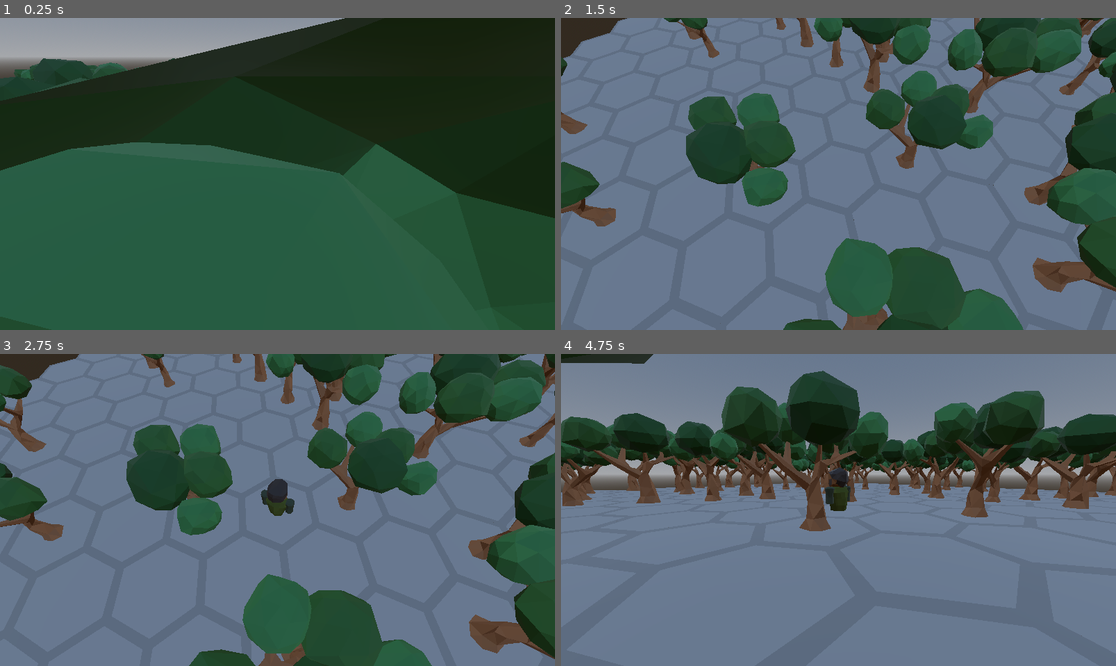
Above: before the commit, frames 1-4 (two rows, left to right).
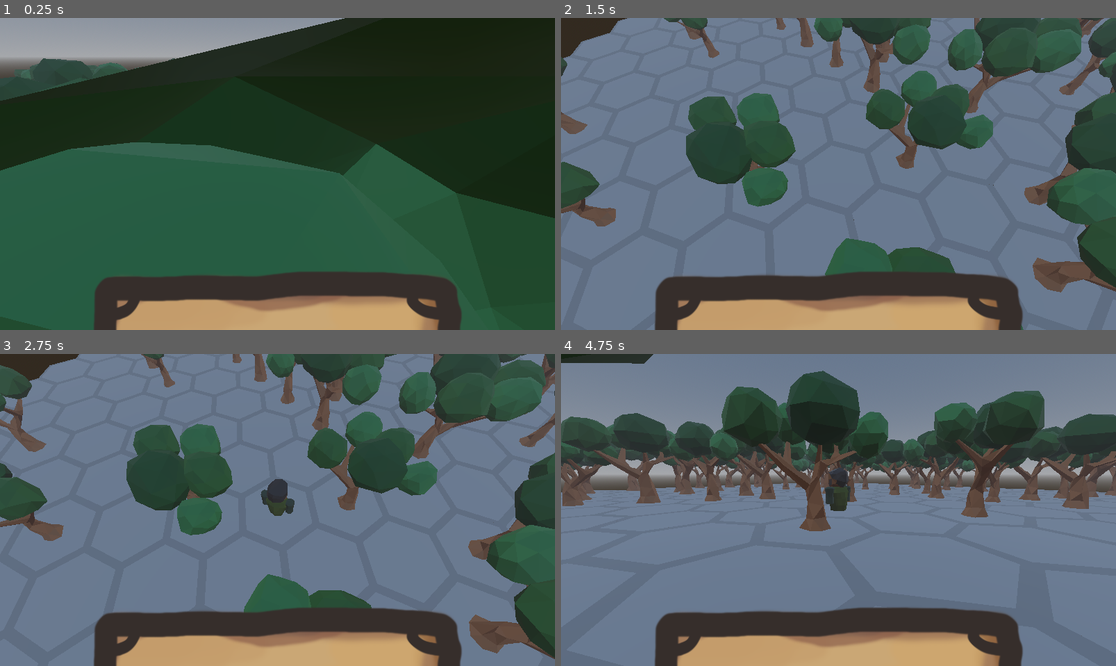
Above: after the commit, the same moments.

Repository: Boyquotes/nomad-realms-expeditions
Game: Godot game, scene res://game.tscn
The game is run twice, just before and just after one commit, with the same random seed, the same clock (stepped at 60 frames per second) and the same inputs.
Inputs (mouse positions are in pixels of both pictures, inside the frame that each line leads up to):
- Up to frame 1 (0.25 s): no input
- Up to frame 2 (1.5 s): tap Enter at 0.5 s; move the mouse to (960, 158) at 0.52 s; hold Middle mouse button (rotate_camera) 0.53-1.28 s; click (960, 158) at 0.67 s; tap Space at 1.25 s; move the mouse to (727, 189) at 1.27 s; tap Middle mouse button (rotate_camera) at 1.35 s; click (727, 189) at 1.42 s
- Up to frame 3 (2.75 s): move the mouse to (333, 441) at 2.02 s; hold Middle mouse button (rotate_camera) from 2.03 s (still down); click (333, 441) at 2.17 s
- Up to frame 4 (4.75 s): tap Enter at 2.75, 4.25 s; move the mouse to (810, 572) at 2.77 s; release Middle mouse button (rotate_camera) at 2.78 s; tap Middle mouse button (rotate_camera) at 2.85, 4.35 s; click (810, 572) at 2.92 s; tap Space at 3.5 s; move the mouse to (1005, 556) at 3.52 s; hold Middle mouse button (rotate_camera) 3.53-4.28 s; click (1005, 556) at 3.67 s; move the mouse to (672, 463) at 4.27 s; click (672, 463) at 4.42 s

The runs differ from the first frame. In frame 1, 12% of the frame differs, in the area x 2-84%, y 12-100%; in frame 2, 13%; in frame 3, 12%; in frame 4, 19%, in the area x 0-100%, y 23-100%.

Commit message:
Create card_instance.gd and card dashboard gui

Diff:
--- a/actor/nomad.tscn
+++ b/actors/nomad.tscn
@@ -1,10 +1,11 @@
-[gd_scene load_steps=6 format=3 uid="uid://c2xtia473hxm2"]
+[gd_scene load_steps=6 format=3]
 
-[ext_resource type="Script" path="res://actor/nomad.gd" id="1_35f1j"]
+[ext_resource type="Script" path="res://actors/nomad.gd" id="1_35f1j"]
 [ext_resource type="PackedScene" uid="uid://dgt0gwm66sooh" path="res://assets/nomad.glb" id="2_q2qbq"]
-[ext_resource type="Script" path="res://actor/card_player_component.gd" id="3_aw84l"]
-[ext_resource type="Script" path="res://actor/health_component.gd" id="4_o2n4a"]
-[ext_resource type="Script" path="res://actor/inventory_component.gd" id="5_j5sdg"]
+[ext_resource type="Script" path="res://actors/card_player_component.gd" id="3_aw84l"]
+[ext_resource type="Script" path="res://actors/health_component.gd" id="4_o2n4a"]
+[ext_resource type="Script" path="res://actors/inventory_component.gd" id="5_j5sdg"]
+
 
 [node name="Nomad" type="Node3D" node_paths=PackedStringArray("card_player_component", "health_component", "inventory_component")]
 script = ExtResource("1_35f1j")
--- a/actor/tile.tscn
+++ b/actors/tile.tscn
@@ -1,7 +1,8 @@
-[gd_scene load_steps=3 format=3 uid="uid://bh6ojbxcjm670"]
+[gd_scene load_steps=3 format=3]
 
-[ext_resource type="Script" path="res://actor/tile.gd" id="1_xg5sn"]
+[ext_resource type="Script" path="res://actors/tile.gd" id="1_xg5sn"]
 [ext_resource type="PackedScene" uid="uid://cvgle3uoqtjq5" path="res://assets/tile.glb" id="2_v2ial"]
+
 
 [node name="Tile" type="Node3D"]
 script = ExtResource("1_xg5sn")
--- a/actor/tree.tscn
+++ b/actors/tree.tscn
@@ -1,7 +1,8 @@
-[gd_scene load_steps=3 format=3 uid="uid://d2ljawn6q0s1m"]
+[gd_scene load_steps=3 format=3]
 
-[ext_resource type="Script" path="res://actor/tree.gd" id="1_c0wfr"]
+[ext_resource type="Script" path="res://actors/tree.gd" id="1_c0wfr"]
 [ext_resource type="PackedScene" uid="uid://d2wh27n1oskqh" path="res://assets/tree.glb" id="1_o6byu"]
+
 
 [node name="Tree" type="Node3D"]
 script = ExtResource("1_c0wfr")
--- a/default_env.tres
+++ b/default_env.tres
@@ -1,7 +1,11 @@
-[gd_resource type="Environment" load_steps=2 format=2]
+[gd_resource type="Environment" load_steps=3 format=3 uid="uid://brpkeewkxrpif"]
 
-[sub_resource type="Sky" id=1]
+[sub_resource type="ProceduralSkyMaterial" id="ProceduralSkyMaterial_47273"]
+
+[sub_resource type="Sky" id="1"]
+sky_material = SubResource("ProceduralSkyMaterial_47273")
 
 [resource]
 background_mode = 2
-background_sky = SubResource( 1 )
+sky = SubResource("1")
+fog_enabled = true
--- a/game.tscn
+++ b/game.tscn
@@ -1,23 +1,17 @@
-[gd_scene load_steps=9 format=3 uid="uid://67owloulctvy"]
+[gd_scene load_steps=8 format=3 uid="uid://bwmyvmb2ehk0u"]
 
-[ext_resource type="PackedScene" uid="uid://b3nkfhu6n6t2w" path="res://map/world_map.tscn" id="1_86hr1"]
+[ext_resource type="PackedScene" path="res://map/world_map.tscn" id="1_86hr1"]
 [ext_resource type="Script" path="res://game.gd" id="1_mmfqv"]
+[ext_resource type="PackedScene" uid="uid://cgofwnvdncbv3" path="res://visuals/ui/card_dashboard_gui.tscn" id="2_4ap8f"]
 [ext_resource type="Script" path="res://camera.gd" id="2_r5jb8"]
-[ext_resource type="PackedScene" uid="uid://c2xtia473hxm2" path="res://actor/nomad.tscn" id="4_wwuov"]
+[ext_resource type="PackedScene" path="res://actors/nomad.tscn" id="4_wwuov"]
+[ext_resource type="Environment" uid="uid://brpkeewkxrpif" path="res://default_env.tres" id="5_1arwp"]
 [ext_resource type="PackedScene" uid="uid://blfq2k0wnvxn2" path="res://visuals/camera_pivot.tscn" id="5_n3djb"]
-
-[sub_resource type="ProceduralSkyMaterial" id="ProceduralSkyMaterial_2qaxi"]
-
-[sub_resource type="Sky" id="Sky_ex8lk"]
-sky_material = SubResource("ProceduralSkyMaterial_2qaxi")
-
-[sub_resource type="Environment" id="Environment_lv35v"]
-background_mode = 2
-background_color = Color(0.772549, 0.866667, 0.807843, 1)
-sky = SubResource("Sky_ex8lk")
 
 [node name="Game" type="Node3D"]
 script = ExtResource("1_mmfqv")
+
+[node name="CardDashboardGui" parent="." instance=ExtResource("2_4ap8f")]
 
 [node name="WorldMap" parent="." instance=ExtResource("1_86hr1")]
 
@@ -28,7 +22,7 @@
 [node name="CameraPivot" parent="Nomad" instance=ExtResource("5_n3djb")]
 
 [node name="Camera" type="Camera3D" parent="." node_paths=PackedStringArray("camera_pivot")]
-environment = SubResource("Environment_lv35v")
+environment = ExtResource("5_1arwp")
 current = true
 script = ExtResource("2_r5jb8")
 camera_pivot = NodePath("../Nomad/CameraPivot")
--- a/map/world_map.tscn
+++ b/map/world_map.tscn
@@ -1,8 +1,9 @@
-[gd_scene load_steps=4 format=3 uid="uid://b3nkfhu6n6t2w"]
+[gd_scene load_steps=4 format=3]
 
 [ext_resource type="Script" path="res://map/world_map.gd" id="1_wchbe"]
-[ext_resource type="PackedScene" uid="uid://bh6ojbxcjm670" path="res://actor/tile.tscn" id="2_uxwaq"]
-[ext_resource type="PackedScene" uid="uid://d2ljawn6q0s1m" path="res://actor/tree.tscn" id="3_ydino"]
+[ext_resource type="PackedScene" path="res://actors/tile.tscn" id="2_uxwaq"]
+[ext_resource type="PackedScene" path="res://actors/tree.tscn" id="3_ydino"]
+
 
 [node name="WorldMap" type="Node3D"]
 script = ExtResource("1_wchbe")
--- a/project.godot
+++ b/project.godot
@@ -15,6 +15,10 @@
 config/features=PackedStringArray("4.0", "Forward Plus")
 boot_splash/show_image=false
 config/icon="res://icon.png"
+
+[autoload]
+
+Cards="*res://resources/cards/cards.gd"
 
 [debug]
 
@@ -38,3 +42,4 @@
 [rendering]
 
 renderer/rendering_method="gl_compatibility"
+anti_aliasing/quality/screen_space_aa=1
--- /dev/null
+++ b/resources/cards/card_instance.gd
@@ -0,0 +1,4 @@
+extends Resource
+class_name CardInstance
+
+@export var card: Card
--- /dev/null
+++ b/resources/cards/cards.gd
@@ -0,0 +1,3 @@
+extends Node
+
+# Autoloaded
--- a/visuals/card_gui/card_gui.gd
+++ b/visuals/card_gui/card_gui.gd
@@ -1,6 +1,11 @@
 extends Node2D
 
-var card: Card : set = _set_card
+var card_instance: CardInstance : set = _set_card
 
-func _set_card(c: Card) -> void:
-	card = c
+@onready var texture: = $Texture
+@onready var text_label: = $TextLabel
+
+func _set_card(c: CardInstance) -> void:
+	card_instance = c
+	texture.texture = c.card.texture
+	text_label.text = c.card.text
--- a/visuals/card_gui/card_gui.tscn
+++ b/visuals/card_gui/card_gui.tscn
@@ -1,6 +1,28 @@
-[gd_scene load_steps=2 format=3 uid="uid://8ilhyuvjn4s5"]
+[gd_scene load_steps=4 format=3 uid="uid://8ilhyuvjn4s5"]
 
 [ext_resource type="Script" path="res://visuals/card_gui/card_gui.gd" id="1_gryx7"]
+[ext_resource type="Texture2D" uid="uid://cp5abhuynm1k5" path="res://assets/card.png" id="2_j747d"]
+
+[sub_resource type="LabelSettings" id="LabelSettings_qjhie"]
+font_size = 20
 
 [node name="CardGui" type="Node2D"]
 script = ExtResource("1_gryx7")
+
+[node name="Card" type="Sprite2D" parent="."]
+scale = Vector2(2, 2)
+texture = ExtResource("2_j747d")
+
+[node name="Texture" type="Sprite2D" parent="."]
+
+[node name="TextLabel" type="Label" parent="."]
+anchors_preset = 5
+anchor_left = 0.5
+anchor_right = 0.5
+offset_left = -111.0
+offset_top = 25.0
+offset_right = 111.0
+offset_bottom = 189.0
+grow_horizontal = 2
+text = "Text goes here"
+label_settings = SubResource("LabelSettings_qjhie")
--- /dev/null
+++ b/visuals/ui/card_dashboard_gui.tscn
@@ -0,0 +1,28 @@
+[gd_scene load_steps=2 format=3 uid="uid://cgofwnvdncbv3"]
+
+[ext_resource type="Texture2D" uid="uid://bnosfl8xvfb5" path="res://assets/hand_zone.png" id="1_4rdd3"]
+
+[node name="CardDashboardGui" type="Control"]
+layout_mode = 3
+anchors_preset = 15
+anchor_right = 1.0
+anchor_bottom = 1.0
+grow_horizontal = 2
+grow_vertical = 2
+
+[node name="HandZone" type="TextureRect" parent="."]
+layout_mode = 1
+anchors_preset = 7
+anchor_left = 0.5
+anchor_top = 1.0
+anchor_right = 0.5
+anchor_bottom = 1.0
+offset_left = -384.0
+offset_top = -133.0
+offset_right = 384.0
+offset_bottom = 179.0
+grow_horizontal = 2
+grow_vertical = 0
+texture = ExtResource("1_4rdd3")
+flip_h = true
+flip_v = true
Renamed: actor/actor.gd -> actors/actor.gd
Renamed: actor/card_player_component.gd -> actors/card_player_component.gd
Renamed: actor/health_component.gd -> actors/health_component.gd
Renamed: actor/inventory_component.gd -> actors/inventory_component.gd
Renamed: actor/nomad.gd -> actors/nomad.gd
Renamed: actor/tile.gd -> actors/tile.gd
Renamed: actor/tree.gd -> actors/tree.gd
Binary file added: assets/card.png
Not shown, added: assets/card.png.import
Binary file added: assets/hand_zone.png
Not shown, added: assets/hand_zone.png.import
